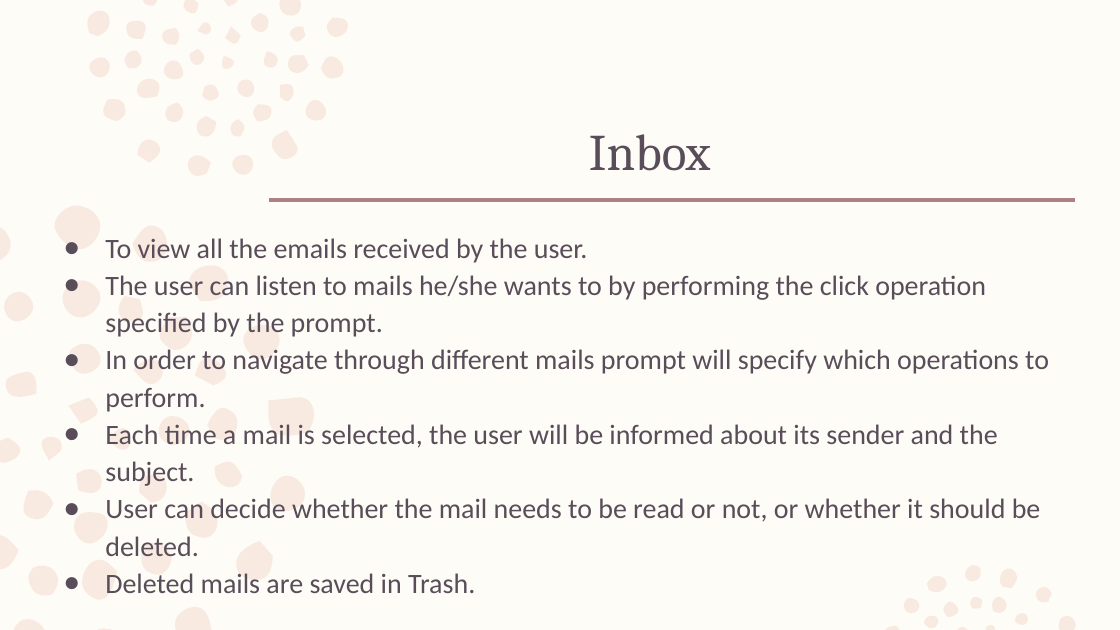
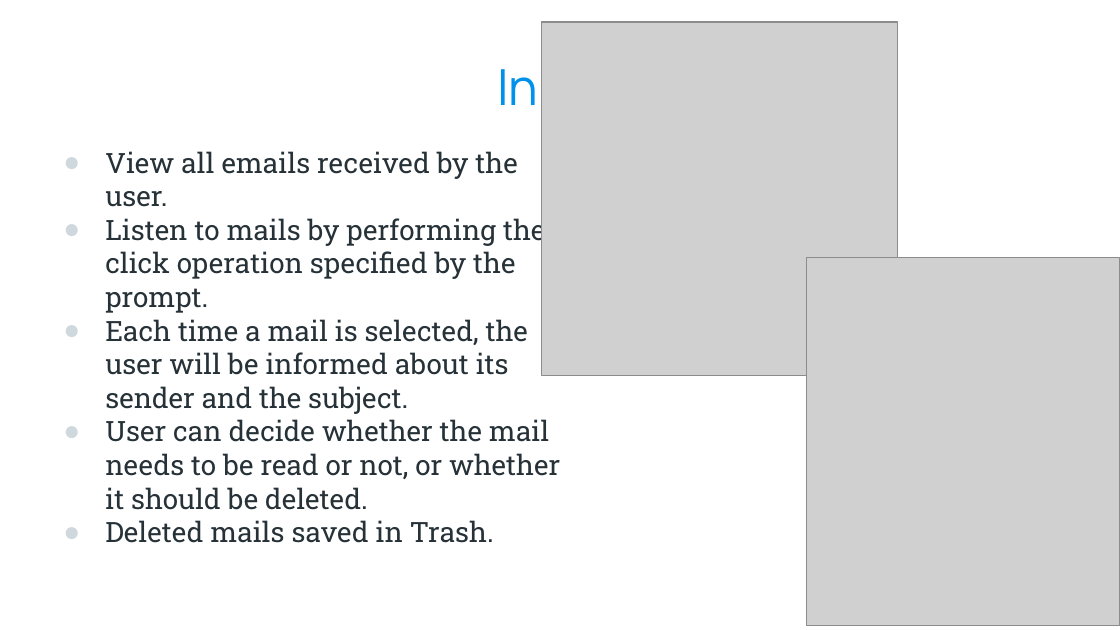
Before and after one commit to kazimsayed954/S5, a slide deck: slide 20 of Design Project/Voice Based Email System for the Visually Impaired 1.pptx (slide 16 before the commit). Drawn at 1120x630 pixels with LibreOffice and Linux fonts; fonts in the diff are those of the drawing; grey boxes stand for pictures; background and template pictures are left out. Boxes give left, top, right and bottom in pixels: in the first picture for what was removed or moved away, otherwise in the second. Text is boxed around its words. In the diff, an @@ line names an element or a change of style, - is before the commit and + after.

```diff
--- a/Design Project/Voice Based Email System for the Visually Impaired 1.pptx
+++ b/Design Project/Voice Based Email System for the Visually Impaired 1.pptx
@@ background #FEFCF7 to picture (left out) @@
@@ freeform shape removed at box(0, 0, 1076, 630) @@
@@ picture added at box(542, 22, 898, 375) @@
@@ title "Inbox": place and size @@
-title "Inbox" at box(589, 134, 711, 171)
+title "Inbox" at box(497, 58, 623, 118)
@@ title "Inbox" at box(497, 58, 623, 118): size 33 to 32 pt, font Cambria to Manrope, text colour #5A4D5A to #0091EA; alignment left to centre; line spacing 0.99 to 1 @@
@@ text "View all emails received by ...": place and size @@
-text "View all emails received by ..." at box(105, 238, 1049, 593)
+text "View all emails received by ..." at box(105, 151, 560, 543)
@@ text at box(105, 151, 545, 313): text changed; font Calibri to Roboto Slab; text colour #5A4D5A to #263238 @@
-● To view all the emails received by the user.
-● The user can listen to mails he/she wants to by performing the click operation specified by the prompt.
-● In order to navigate through different mails prompt will specify which operations to perform.
+● View all emails received by the user.
+● Listen to mails by performing the click operation specified by the prompt.
@@ line removed from (270, 199) to (1075, 199) @@
@@ picture added at box(806, 258, 1120, 626) @@
@@ text at box(105, 319, 560, 510): font Calibri to Roboto Slab, text colour #5A4D5A to #263238 in "Each time a mail is selected, the ...", "User can decide whether the mail needs ..."; line spacing 1.11 to 1 @@
@@ text at box(105, 520, 494, 543): text changed; font Calibri to Roboto Slab; text colour #5A4D5A to #263238 @@
-● Deleted mails are saved in Trash.
+● Deleted mails saved in Trash.
```
Also in this commit, not shown: 17 other slides changed, 7 slides added, 3 slides removed, 1 other file.
